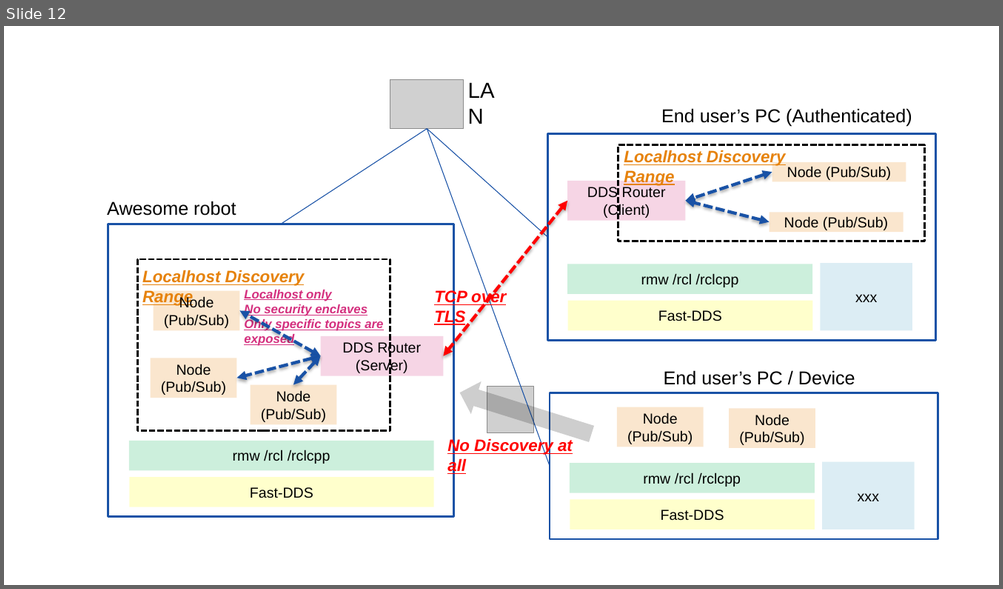
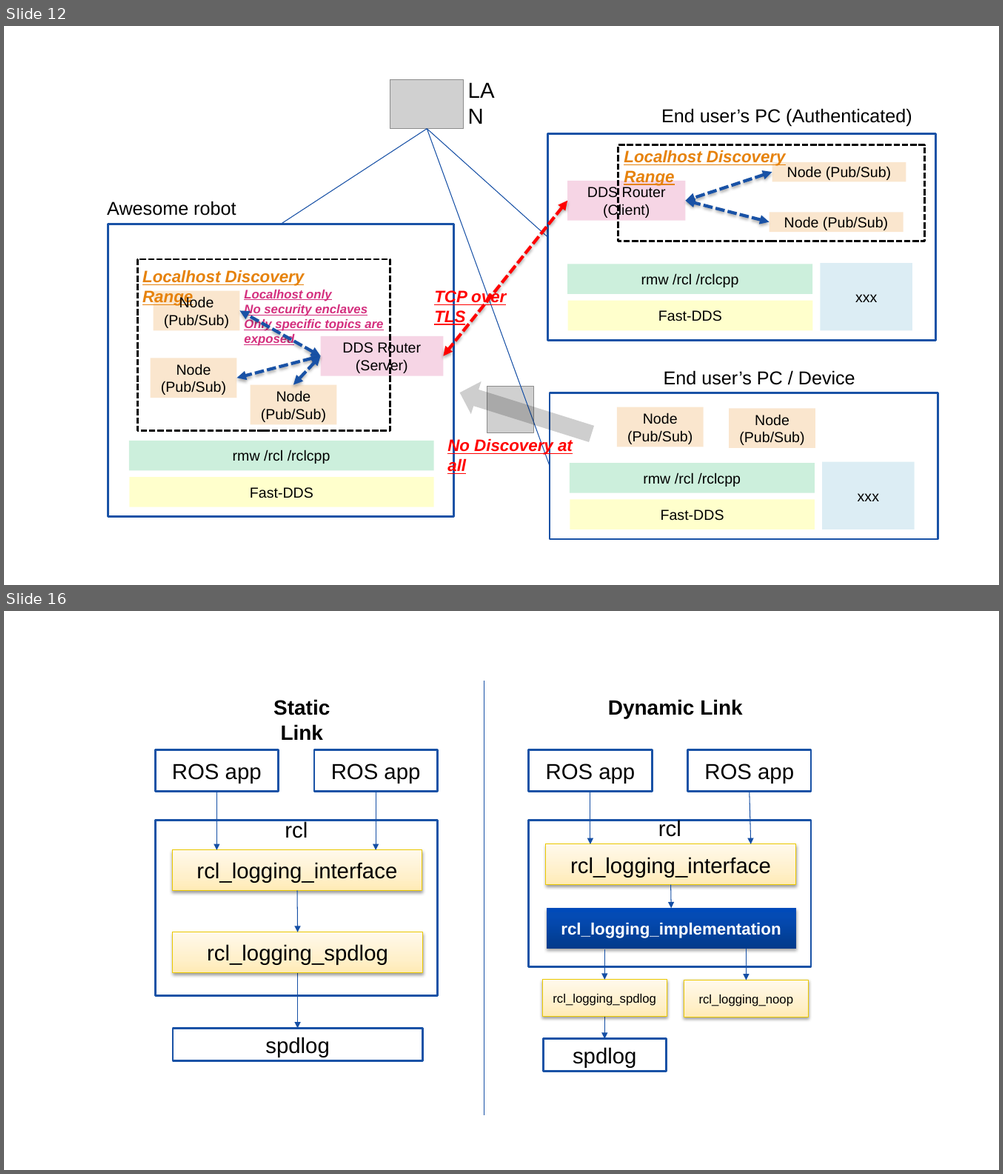
Before and after one commit to fujitatomoya/assets, a slide deck: source/images.pptx. Shown one above the other, each under a label of ours: slide 12 before the commit, slides 12 and 16 after it; the slides between them are not shown. The pictures are 1003x589 and 1003x1174 pixels, drawn with LibreOffice and Linux fonts; fonts in the diff are those of the drawing; grey boxes stand for pictures. Boxes give left, top, right and bottom in pixels: in the first picture for what was removed or moved away, otherwise in the second. Text is boxed around its words. In the diff, an @@ line names an element or a change of style, - is before the commit and + after.

Commit message:
rcl logging images update.

```diff
--- a/source/images.pptx
+++ b/source/images.pptx
@@ slide 16 added at (4, 611, 999, 1170), background #FFFFFF @@
@@ text added at (273, 699, 330, 740), 20 pt, text #000000, bold @@
+Static Link
@@ line added from (484, 681) to (484, 1115), #1550A6 0.75 pt @@
@@ text added at (608, 699, 743, 719), 20 pt, text #000000, bold @@
+Dynamic Link
@@ rectangle added at (155, 749, 278, 792), fill #FFFFFF, outline #1952A6 2 pt, 21 pt, text #000000 @@
+ROS app
@@ rectangle added at (314, 749, 437, 792), fill #FFFFFF, outline #1952A6 2 pt, 21 pt, text #000000 @@
+ROS app
@@ rectangle added at (529, 749, 652, 792), fill #FFFFFF, outline #1952A6 2 pt, 21 pt, text #000000 @@
+ROS app
@@ rectangle added at (687, 749, 810, 792), fill #FFFFFF, outline #1952A6 2 pt, 21 pt, text #000000 @@
+ROS app
@@ arrow added from (216, 792) to (216, 850), #1550A6 0.75 pt @@
@@ arrow added from (375, 792) to (375, 850), #1550A6 0.75 pt @@
@@ arrow added from (590, 792) to (590, 844), #1550A6 0.75 pt @@
@@ arrow added from (749, 792) to (751, 844), #1550A6 0.75 pt @@
@@ rectangle added at (155, 820, 438, 995), fill #FFFFFF, outline #1952A6 2 pt, 21 pt, text #000000 @@
+rcl
@@ rectangle added at (529, 820, 811, 966), fill #FFFFFF, outline #1952A6 2 pt, 21 pt, text #000000 @@
+rcl
@@ rectangle added at (173, 850, 422, 891), fill gradient #FFEBB6 to #FFF0CC to #FFF9EC, outline #EDC900 0.75 pt, 21 pt, text #000000 @@
+rcl_logging_interface
@@ rectangle added at (546, 844, 795, 884), fill gradient #FFEBB6 to #FFF0CC to #FFF9EC, outline #EDC900 0.75 pt, 21 pt, text #000000 @@
+rcl_logging_interface
@@ arrow added from (297, 891) to (298, 932), #1550A6 0.75 pt @@
@@ arrow added from (670, 884) to (671, 908), #1550A6 0.75 pt @@
@@ rectangle added at (546, 908, 796, 948), fill gradient #033A8C to #044CB5 to #004BBA, 16 pt, text #FFFFFF, bold @@
+rcl_logging_implementation
@@ rectangle added at (173, 932, 422, 972), fill gradient #FFEBB6 to #FFF0CC to #FFF9EC, outline #EDC900 0.75 pt, 21 pt, text #000000 @@
+rcl_logging_spdlog
@@ arrow added from (604, 949) to (604, 980), #1550A6 0.75 pt @@
@@ arrow added from (746, 948) to (746, 980), #1550A6 0.75 pt @@
@@ arrow added from (298, 972) to (298, 1028), #1550A6 0.75 pt @@
@@ rectangle added at (542, 980, 666, 1017), fill gradient #FFEBB6 to #FFF0CC to #FFF9EC, outline #EDC900 0.75 pt, 12 pt, text #000000 @@
+rcl_logging_spdlog
@@ rectangle added at (683, 980, 807, 1017), fill gradient #FFEBB6 to #FFF0CC to #FFF9EC, outline #EDC900 0.75 pt, 12 pt, text #000000 @@
+rcl_logging_noop
@@ rectangle added at (173, 1028, 422, 1061), fill #FFFFFF, outline #1952A6 2 pt, 21 pt, text #000000 @@
+spdlog
@@ arrow added from (604, 1017) to (604, 1039), #1550A6 0.75 pt @@
@@ rectangle added at (543, 1039, 666, 1071), fill #FFFFFF, outline #1952A6 2 pt, 21 pt, text #000000 @@
+spdlog
```
Also in this commit, not shown: 1 other slide added, 3 other files.
